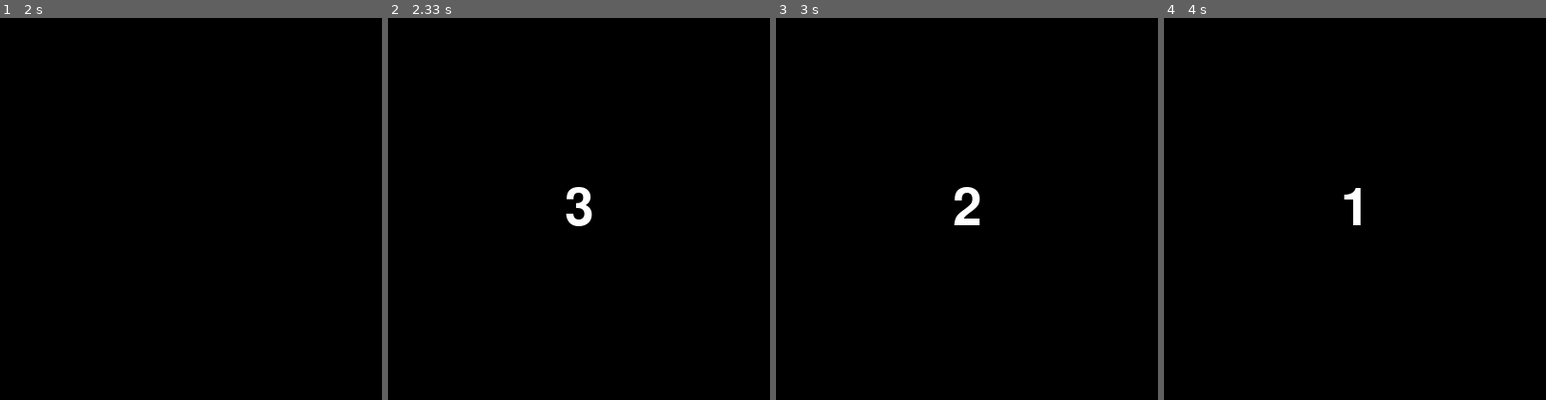
Above: before the commit, frames 1-4 (left to right).
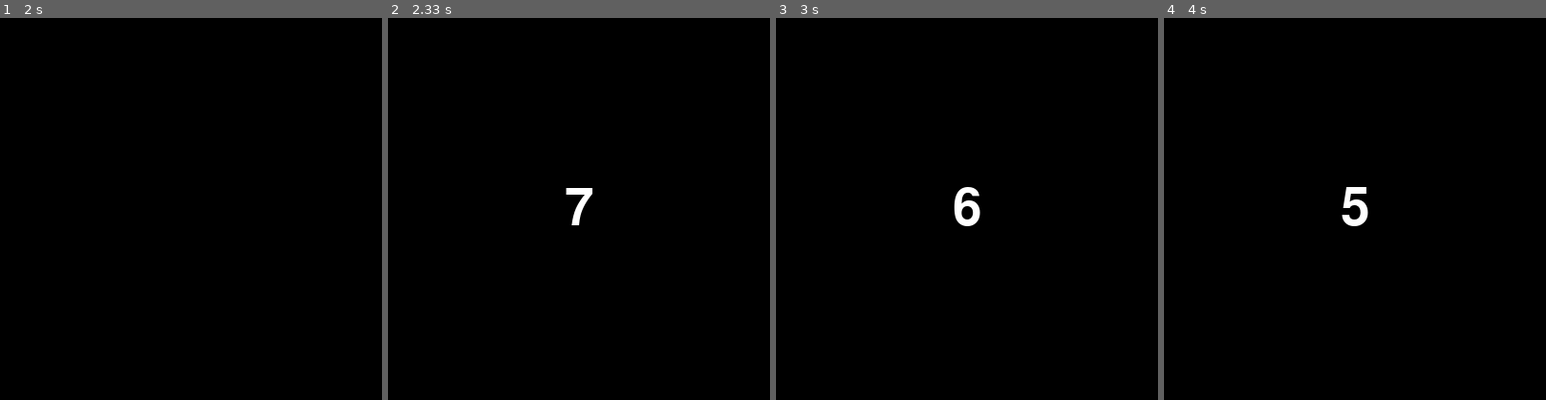
Above: after the commit, the same moments.

Repository: venthur/pyff
Game: pygame game, started from src/Feedbacks/nback/nback_verbal.py
Two runs of this game, one before a commit and one after it. Both use one fixed random seed, a clock stepped at 60 frames per second and the inputs below. The source is Python 2; it was converted automatically to run under Python 3.
Inputs:
- Up to frame 1 (2 s): no input
- Up to frame 2 (2.33 s): no input
- Up to frame 3 (3 s): no input
- Up to frame 4 (4 s): no input

Frame 1 is identical in both runs. In frame 2, 0.3% of the frame differs, in the area x 46-54%, y 44-55%; in frame 3, 0.4%; in frame 4, 0.4%.

Commit message:
git-svn-id: https://pyff.googlecode.com/svn/trunk@276 50cd3e91-b052-0410-92d0-9544d30d4854

Diff:
--- a/src/Feedbacks/nback/nback_verbal.py
+++ b/src/Feedbacks/nback/nback_verbal.py
@@ -59,7 +59,7 @@
         self.stimTime = 6               # How long the stimulus is displayed (in frames)
         self.preResponseTime = 14        # How long to wait before response is accepted
         self.responseTime = 70           # Time window for giving a response
-        self.nCountdown = 3             # N of secs to count down
+        self.nCountdown = 7             # N of secs to count down
         self.auditoryFeedback = True       # Auditory feedback provided
         # Triggers
         self.triggers = range(10,10+len(self.symbols)) # 10,11,12,...
@@ -115,8 +115,8 @@
         if self.auditoryFeedback:
             self.sound = pygame.mixer.Sound(dir + "/sound18.wav")
 
+
     def tick(self):
-        # Check event cue
         # If last state is finished, proceed to next state
         if self.state_finished:
             if self.state == self.COUNTDOWN:
@@ -135,17 +135,18 @@
             self.state_finished = False
 
     def play_tick(self):
-        state = self.state
-        if state == self.COUNTDOWN:
-            self.countdown()
-        elif state == self.STIM:
-            self.stim()
-        elif state == self.PRE_RESPONSE:
-            self.pre_response()
-        elif state == self.RESPONSE:
-            self.response()
-        # Keep running at the number of fps specified
-        self.clock.tick(self.fps)
+        if self.checkWindowFocus():
+            state = self.state
+            if state == self.COUNTDOWN:
+                self.countdown()
+            elif state == self.STIM:
+                self.stim()
+            elif state == self.PRE_RESPONSE:
+                self.pre_response()
+            elif state == self.RESPONSE:
+                self.response()
+            # Keep running at the number of fps specified
+            self.clock.tick(self.fps)
 
     def pause_tick(self):
             txt = self.font.render("PAUSE",self.ANTIALIAS,self.color)
@@ -315,13 +316,22 @@
             if self.sequence[i] is None:
                 self.sequence[i] = remList.pop()
 
- #   def backtrack(self):
+    def checkWindowFocus(self):
         """
-        A backtracking algorithm intended to place remaining symbols
-        after the n-th symbol pairs are placed, such that no n-th
-        matches occur by coincidence
+        Return true if pygame window has focus. Otherwise display text
+        and return false.
         """
-  #      pass
+        pygame.event.get()
+        if not pygame.key.get_focused():
+            txt = self.font.render("Click to start",self.ANTIALIAS,self.color)
+            txt_rect = txt.get_rect(center=self.screenCenter)
+            self.screen.blit(self.background,self.background_rect)
+            self.screen.blit(txt, txt_rect)
+            pygame.display.update()
+            return False
+        return True
+
+
 
 if __name__ == "__main__":
     a = nback_verbal()
